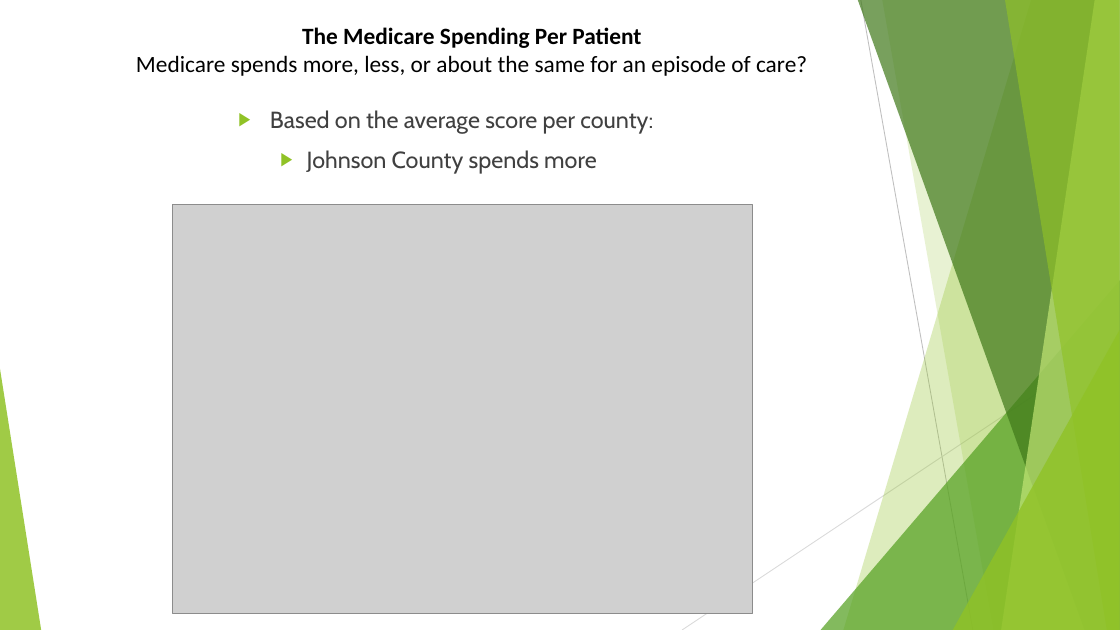
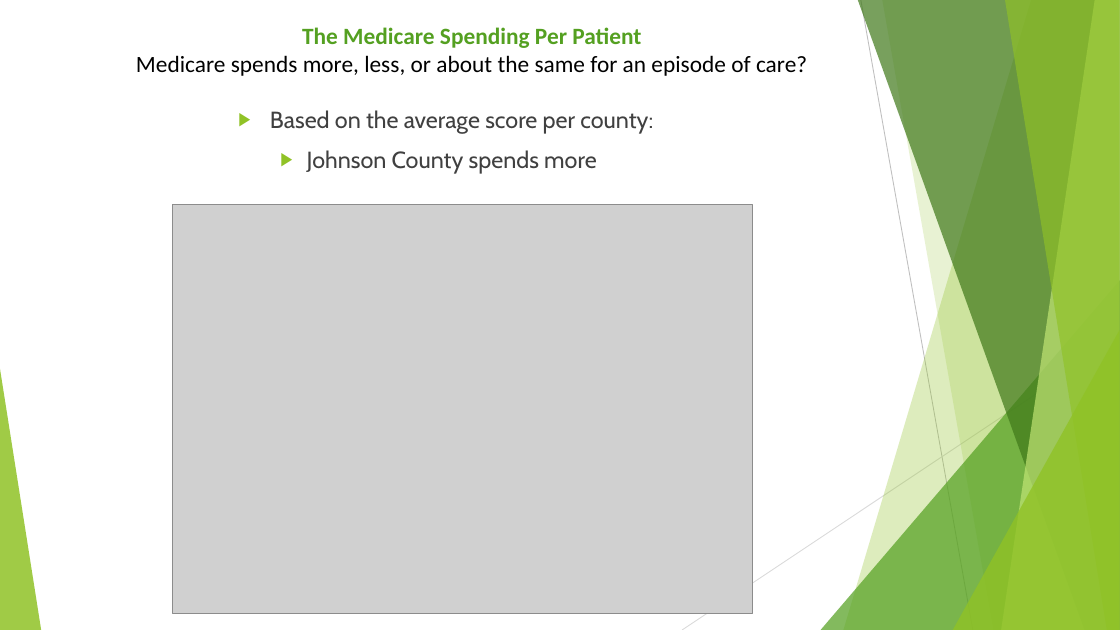
Before and after one commit to TedMur/SnakeBait, a slide deck: slide 10 of SnakeBitePresentation_cfoEdits2.pptx (slide 9 before the commit). Drawn at 1120x630 pixels with LibreOffice and Linux fonts; fonts in the diff are those of the drawing; grey boxes stand for pictures. Boxes give left, top, right and bottom in pixels: in the first picture for what was removed or moved away, otherwise in the second. Text is boxed around its words. In the diff, an @@ line names an element or a change of style, - is before the commit and + after.

```diff
--- a/SnakeBitePresentation_cfoEdits2.pptx
+++ b/SnakeBitePresentation_cfoEdits2.pptx
@@ text at (302, 27, 641, 48): text colour #000000 to #54A021 in "The Medicare Spending Per Patient" @@
```
Also in this commit, not shown: 5 other slides changed, 2 slides added, 1 slide removed.
